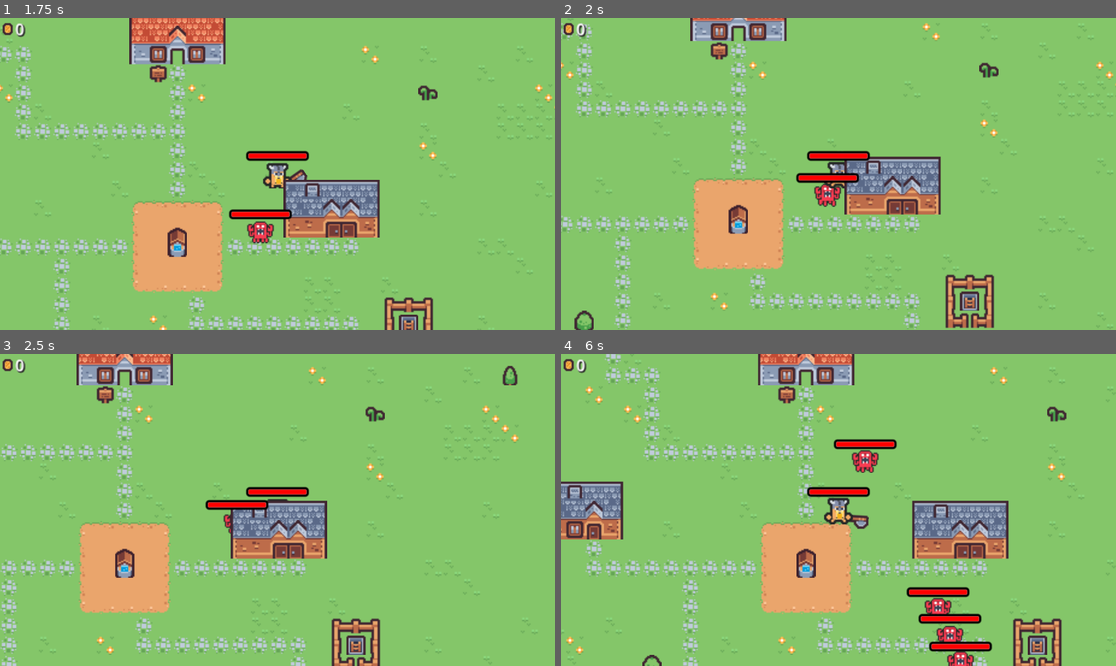
Above: before the commit, frames 1-4 (two rows, left to right).
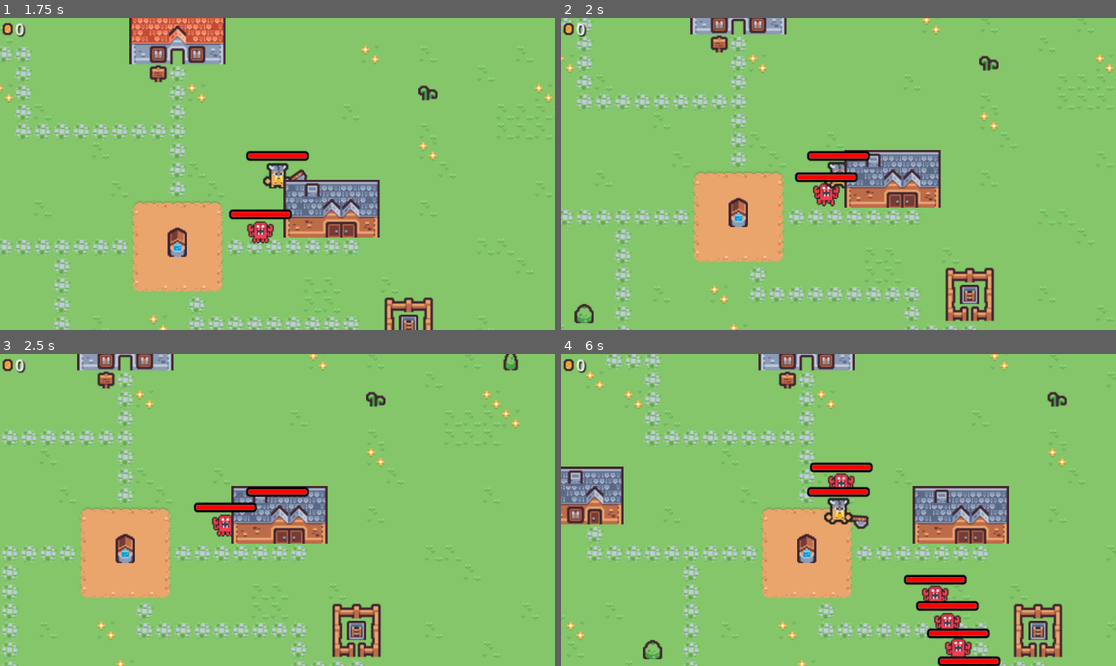
Above: after the commit, the same moments.

Repository: GodEmperorDaniel/crab-survivor
Game: Godot game, scene res://Scenes/Main_Scene.tscn
The game is run twice, just before and just after one commit, with the same random seed, the same clock (stepped at 60 frames per second) and the same inputs.
Inputs (mouse positions are in pixels of both pictures, inside the frame that each line leads up to):
- Up to frame 1 (1.75 s): tap Enter at 0.5 s; move the mouse to (399, 158) at 0.52 s; press the mouse at (399, 158) at 0.53 s; hold D (move_right) 0.53-1.28 s; move the mouse to (166, 189) at 1.27 s; release the mouse at (166, 189) at 1.28 s; hold S (move_down) from 1.28 s (still down); click (166, 189) at 1.35 s
- Up to frame 2 (2 s): keep holding S (move_down)
- Up to frame 3 (2.5 s): move the mouse to (333, 441) at 2.02 s; release S (move_down) at 2.03 s; press the mouse at (333, 441) at 2.03 s; hold D (move_right) from 2.03 s (still down)
- Up to frame 4 (6 s): move the mouse to (810, 572) at 2.77 s; release D (move_right) at 2.78 s; release the mouse at (810, 572) at 2.78 s; hold W (move_up) 2.78-3.53 s; click (810, 572) at 2.85 s; move the mouse to (1005, 556) at 3.52 s; press the mouse at (1005, 556) at 3.53 s; hold A (move_left) 3.53-5.03 s; move the mouse to (672, 463) at 4.27 s; release the mouse at (672, 463) at 4.28 s; click (672, 463) at 4.35 s; move the mouse to (866, 510) at 5.02 s; press the mouse at (866, 510) at 5.03 s; hold S (move_down) 5.03-5.78 s; move the mouse to (755, 432) at 5.77 s; release the mouse at (755, 432) at 5.78 s; hold D (move_right) from 5.78 s (still down); click (755, 432) at 5.85 s

Frame 1 is identical in both runs. In frame 2, 13% of the frame differs, in the area x 0-100%, y 0-100%; in frame 3, 16%; in frame 4, 23%.

Commit message:
Enemies collide as they should now

Diff:
--- a/Scenes/Enemy.tscn
+++ b/Scenes/Enemy.tscn
@@ -9,8 +9,7 @@
 
 [node name="Enemy" type="CharacterBody2D"]
 z_index = 1
-collision_layer = 3
-collision_mask = 2
+collision_layer = 2
 script = ExtResource("1_8idm4")
 
 [node name="CollisionShape2D" type="CollisionShape2D" parent="."]
--- a/Scenes/Player.tscn
+++ b/Scenes/Player.tscn
@@ -96,6 +96,7 @@
 offset_top = -23.0
 offset_bottom = -7.0
 
+[connection signal="coin_picked_up" from="." to="." method="_on_coin_picked_up"]
 [connection signal="animation_finished" from="Animation/Weapon/Animation" to="Animation/Weapon" method="_on_attack_animation_finished"]
 [connection signal="animation_started" from="Animation/Weapon/Animation" to="Animation/Weapon" method="_on_attack_animation_started"]
 [connection signal="body_entered" from="Animation/Weapon/AttackArea" to="Animation/Weapon" method="_on_attack_landed"]
--- a/Scenes/Test_Scene.tscn
+++ b/Scenes/Test_Scene.tscn
@@ -1,26 +1,8 @@
-[gd_scene load_steps=8 format=3 uid="uid://d4ioxkysek1nv"]
+[gd_scene load_steps=4 format=3 uid="uid://d4ioxkysek1nv"]
 
 [ext_resource type="TileSet" uid="uid://c4sjy1lnoudde" path="res://Tilemap/Base_Tile_Set.tres" id="1_ld435"]
 [ext_resource type="PackedScene" uid="uid://clt2u7jhx4qax" path="res://Scenes/EnemyManager.tscn" id="2_x8af2"]
-[ext_resource type="Script" path="res://Scripts/Enemy.gd" id="3_kqwjt"]
-[ext_resource type="SpriteFrames" uid="uid://8mcoxty4sdm8" path="res://Sprites/SpriteFrames/enemy_running.tres" id="4_rrmc4"]
-[ext_resource type="PackedScene" path="res://Scenes/HealthBar.tscn" id="5_h8l6r"]
-
-[sub_resource type="RectangleShape2D" id="RectangleShape2D_8lbri"]
-size = Vector2(10, 12)
-
-[sub_resource type="PackedScene" id="PackedScene_vm6xr"]
-_bundled = {
-"conn_count": 1,
-"conns": PackedInt32Array(1073741828, 1073741827, 19, 18, 2, 0, 0),
-"editable_instances": [],
-"names": PackedStringArray("Enemy", "CharacterBody2D", "z_index", "collision_layer", "collision_mask", "script", "CollisionShape2D", "CollisionShape2D", "position", "shape", "debug_color", "Animation", "AnimatedSprite2D", "sprite_frames", "animation", "HealthBar", "offset_top", "offset_bottom", "_on_died", "owner_died"),
-"node_count": 4,
-"node_paths": [NodePath("."), NodePath("."), NodePath("."), NodePath("."), NodePath("HealthBar")],
-"nodes": PackedInt32Array(-1, -1, 1, 0, -1, 4, 2, 0, 3, 1, 4, 2, 5, 3, 0, 1073741824, 0, 7, 6, -1, 3, 8, 4, 9, 5, 10, 6, 0, 1073741825, 0, 12, 11, -1, 2, 13, 7, 14, 8, 0, 1073741826, 0, 2147483647, 15, 9, 2, 16, 10, 17, 11, 0),
-"variants": [1, 3, 2, ExtResource("3_kqwjt"), Vector2(0, 2), SubResource("RectangleShape2D_8lbri"), Color(0, 0.6, 0.701961, 0.4), ExtResource("4_rrmc4"), &"running", ExtResource("5_h8l6r"), -20.0, -4.0],
-"version": 3
-}
+[ext_resource type="PackedScene" uid="uid://fu0iw37jpmal" path="res://Scenes/Enemy.tscn" id="3_q1mvo"]
 
 [node name="Node2D" type="Node2D"]
 
@@ -41,8 +23,8 @@
 layer_3/tile_data = PackedInt32Array(262130, 0, 5, 262131, 65536, 5, 262132, 196608, 5, 262133, 131072, 5, 196594, 0, 4 …(453 unchanged characters)…
 
 [node name="Node2D" parent="." node_paths=PackedStringArray("spawn_locations") instance=ExtResource("2_x8af2")]
-spawn_locations = [NodePath("Node2D"), NodePath("Node2D3"), NodePath("Node2D2"), NodePath("Node2D4")]
-enemy_scene = SubResource("PackedScene_vm6xr")
+spawn_locations = [NodePath("Node2D"), NodePath("Node2D2"), NodePath("Node2D3"), NodePath("Node2D4")]
+enemy_scene = ExtResource("3_q1mvo")
 
 [node name="Node2D" type="Node2D" parent="Node2D"]
 position = Vector2(-81, -388)
--- a/Scripts/Enemy.gd
+++ b/Scripts/Enemy.gd
@@ -10,19 +10,22 @@
 
 var vel = Vector2.ZERO
 
+var col
+
 func init(_position):
 	position = _position
 
 func _process(delta):
 	if(player == null):
 		pass
+	vel = Vector2.ZERO
 	var direction = (player.position - position).normalized()
 	if direction:
 		anim.play("running")
-		vel = direction * speed * delta
+		vel = direction
 
 func _physics_process(delta):
-	move_and_collide(vel)
+	move_and_collide(vel * delta * speed)
 
 func attack(damage):
 	health_bar.health -= damage
--- a/Scripts/EnemyManager.gd
+++ b/Scripts/EnemyManager.gd
@@ -14,7 +14,7 @@
 	timer += delta
 	if(timer >= spawn_frequency):
 		timer = 0;
-		var enemy = enemy_scene.instantiate()
+		var enemy = enemy_scene.instantiate(PackedScene.GEN_EDIT_STATE_INSTANCE)
 		var random_index = randi_range(0,spawn_locations.size()-1)
 		enemy.init(spawn_locations[random_index].position)
 		add_child(enemy)
--- a/Tilemap/Base_Tile_Set.tres
+++ b/Tilemap/Base_Tile_Set.tres
@@ -447,6 +447,6 @@
 
 [resource]
 physics_layer_0/collision_layer = 1
-physics_layer_0/collision_mask = 0
+physics_layer_0/collision_mask = 3
 navigation_layer_0/layers = 1
 sources/0 = SubResource("TileSetAtlasSource_51jm3")
--- a/project.godot
+++ b/project.godot
@@ -54,6 +54,7 @@
 
 [layer_names]
 
+2d_physics/layer_1="Buildings"
 2d_physics/layer_2="Enemy"
 2d_physics/layer_3="Coins"
 
